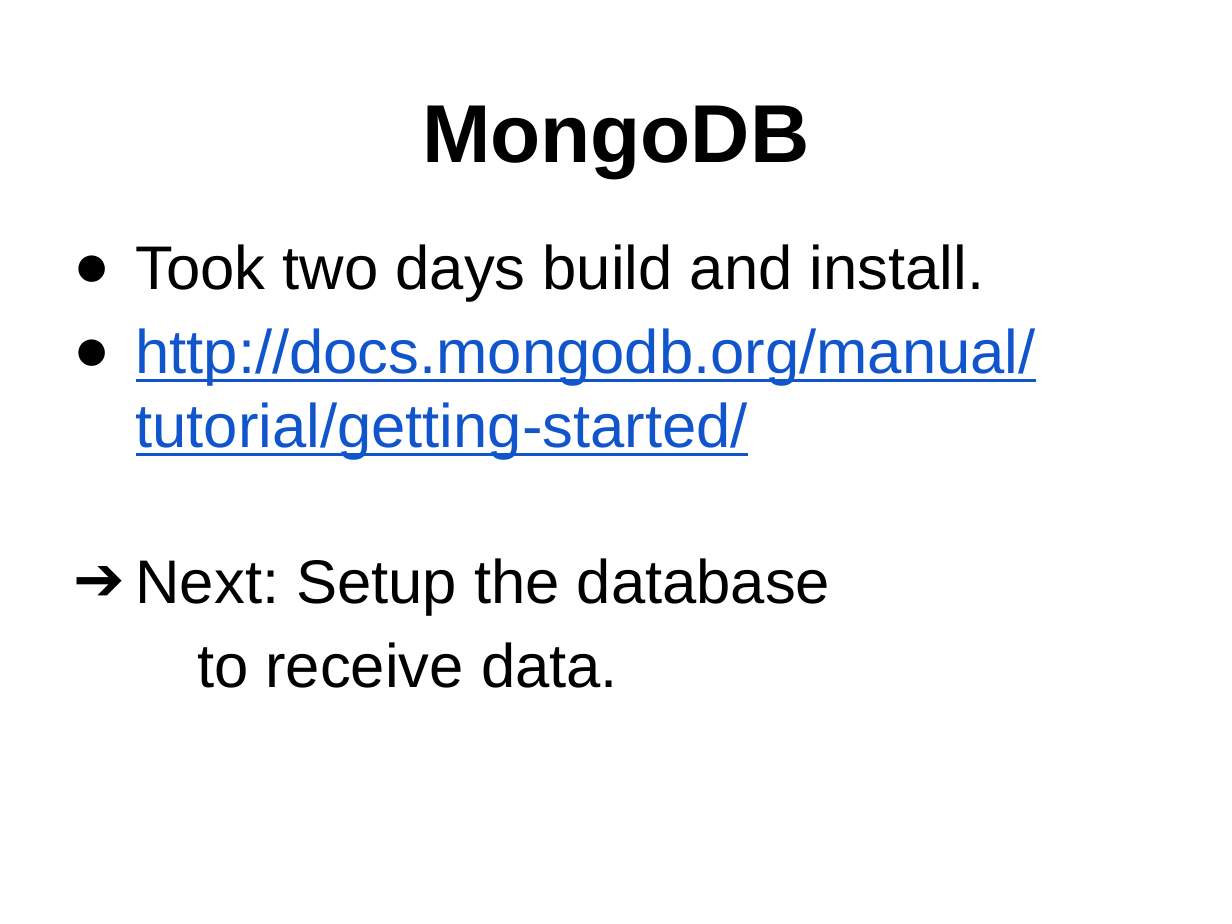
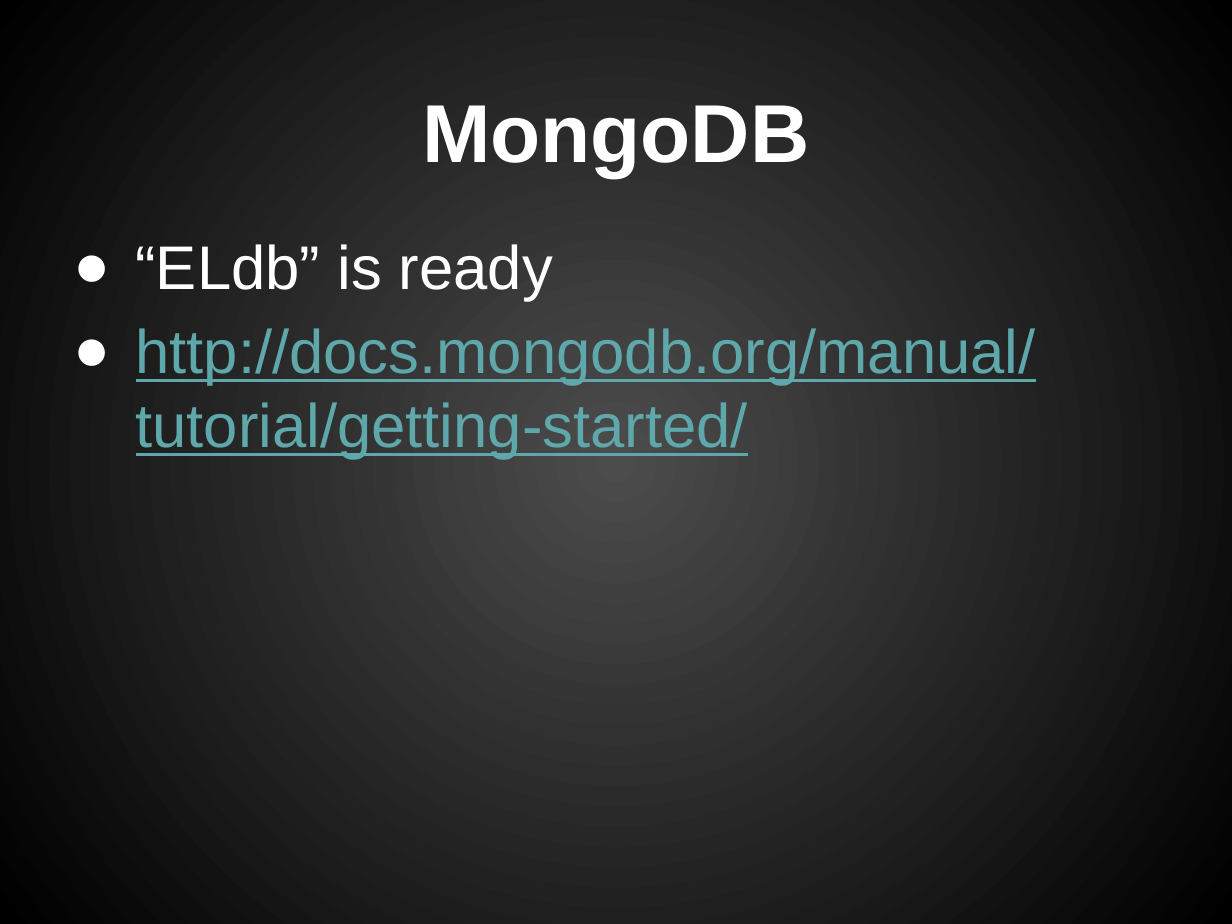
Before and after one commit to n02332802/ELProject, a slide deck: slide 3 of ELpart2.pptx. Drawn at 1232x924 pixels with LibreOffice and Linux fonts; fonts in the diff are those of the drawing. Boxes give left, top, right and bottom in pixels: in the first picture for what was removed or moved away, otherwise in the second. Text is boxed around its words. In the diff, an @@ line names an element or a change of style, - is before the commit and + after.

Commit message:
formatted ppt #2

```diff
--- a/ELpart2.pptx
+++ b/ELpart2.pptx
@@ background #FFFFFF to gradient #4C4C4C to #000000 @@
@@ title "MongoDB" at <box>422,105,809,177</box>: text colour #000000 to #FFFFFF @@
@@ text at <box>136,244,553,301</box>: text changed; text colour #000000 to #FFFFFF @@
-● Took two days build and install.
+● “ELdb” is ready
@@ text at <box>136,328,1036,459</box>: text colour #1155CC to #5EA7AA in "http://docs.mongodb.org/manual/tutorial/getting-started/"; bullet colour #000000 to #FFFFFF @@
@@ text at <box>136,558,830,688</box>: paragraphs removed @@
-➔ Next: Setup the database
-to receive data.
```
Also in this commit, not shown: 3 other slides changed.
